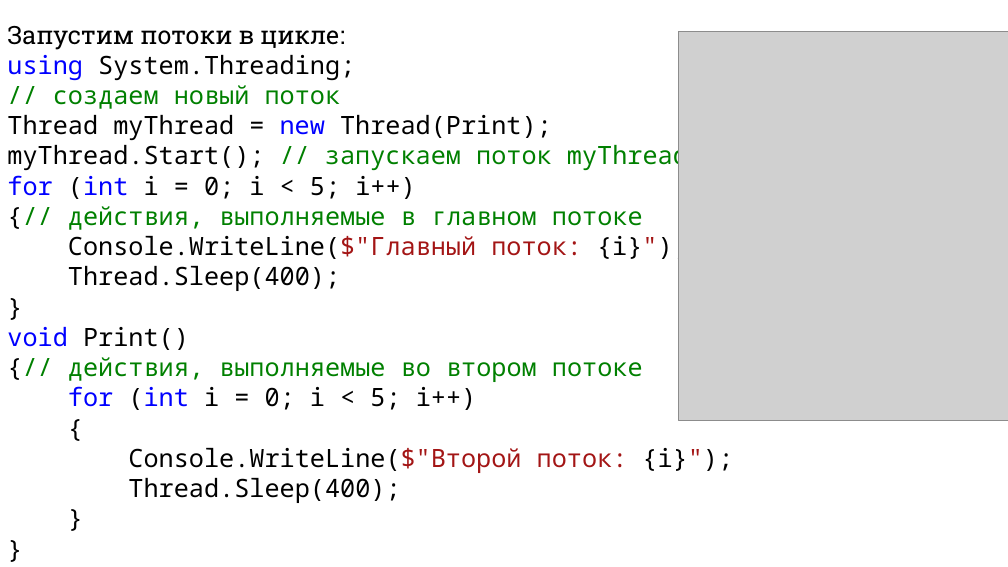
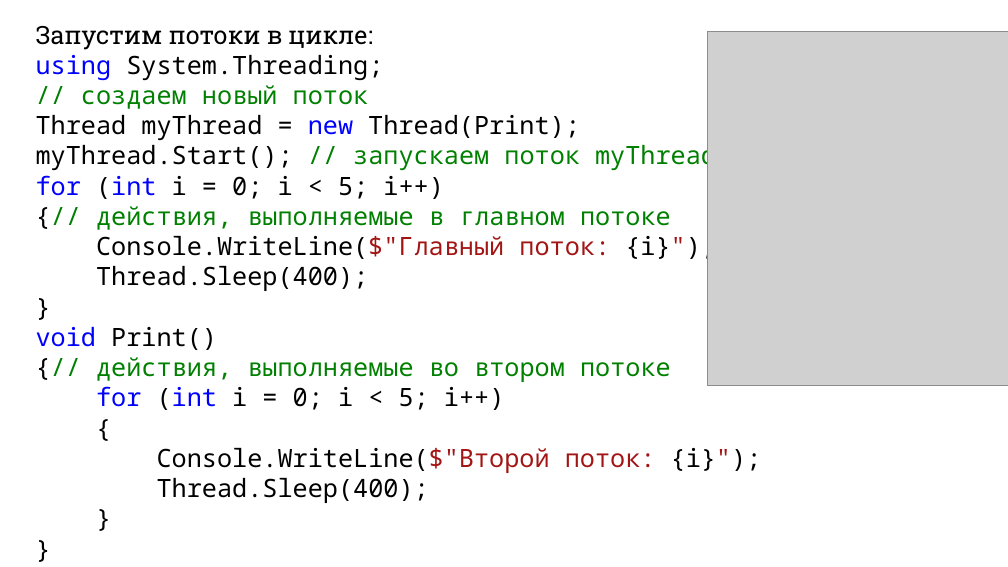
Before and after one commit to DaniilKlyukin/ITiP-3, a slide deck: slide 12 of Лекции/ИТиП 3 лек 5.pptx (slide 11 before the commit). Drawn at 1008x567 pixels with LibreOffice and Linux fonts; fonts in the diff are those of the drawing; grey boxes stand for pictures. Boxes give left, top, right and bottom in pixels: in the first picture for what was removed or moved away, otherwise in the second. Text is boxed around its words. In the diff, an @@ line names an element or a change of style, - is before the commit and + after.

```diff
--- a/Лекции/ИТиП 3 лек 5.pptx
+++ b/Лекции/ИТиП 3 лек 5.pptx
@@ text "Запустим потоки в цикле:": place and size @@
-text "Запустим потоки в цикле:" at bbox=[7, 26, 733, 503]
+text "Запустим потоки в цикле:" at bbox=[36, 26, 762, 503]
@@ picture: place and size @@
-picture at bbox=[678, 32, 1008, 420]
+picture at bbox=[708, 32, 1008, 386]
```
Also in this commit, not shown: 15 other slides changed, 23 slides added, 8 slides removed.
